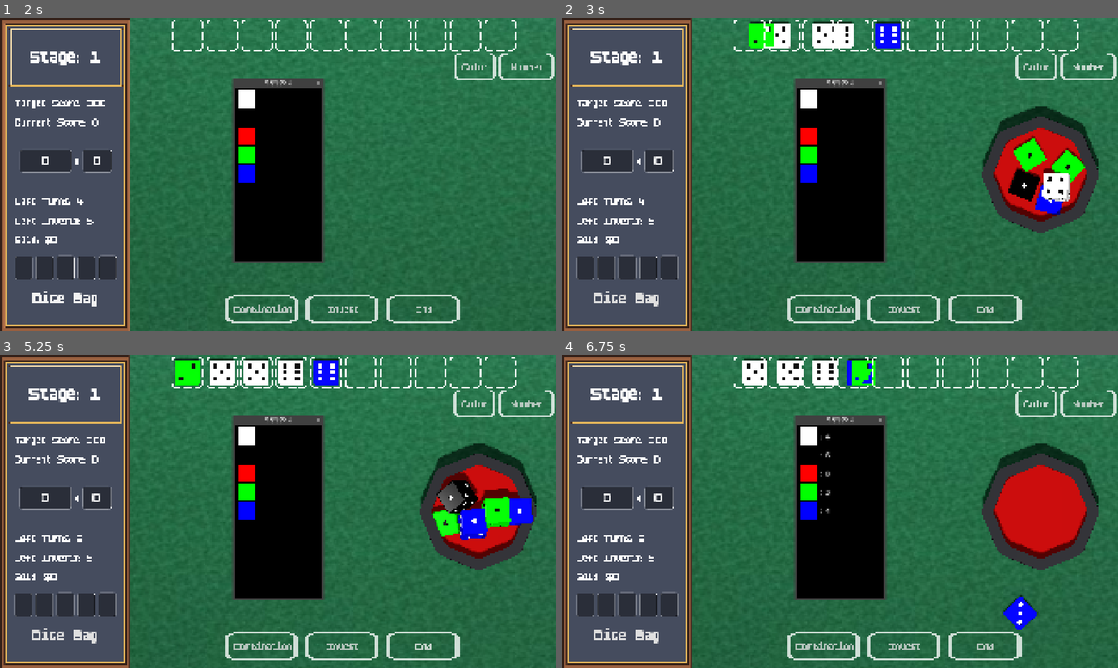
Above: before the commit, frames 1-4 (two rows, left to right).
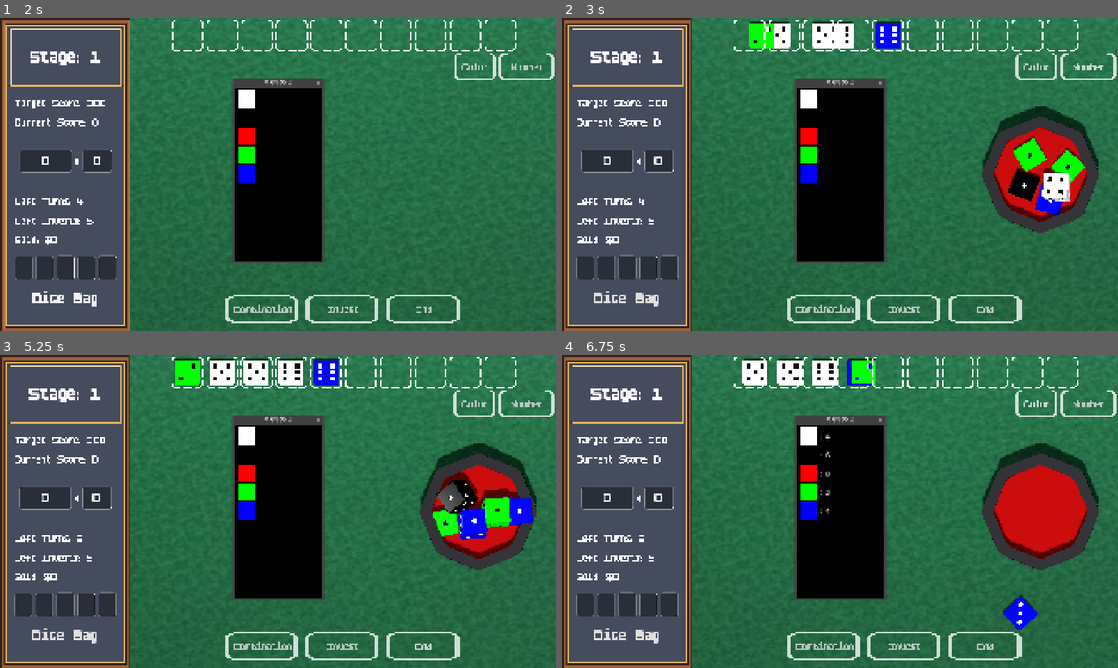
Above: after the commit, the same moments.

Repository: SangHyung-Jung/ColorDiceRollGame
Game: Godot game, scene res://scenes/game_root.tscn
Same seed, same stepped clock (60 frames per second), same inputs: the game is played once before the commit and once after it.
Inputs:
- Up to frame 1 (2 s): click "Start Game" at 0.5 s; click "Dice Bag" at 1.25 s
- Up to frame 2 (3 s): click "Color" at 2 s; click "Number" at 2.75 s
- Up to frame 3 (5.25 s): click "Combination" at 3.5 s; click "Invest" at 4.25 s; click "End" at 5 s
- Up to frame 4 (6.75 s): click "Dice Bag" at 5.75 s; click "Color" at 6.5 s

Frame 1 is identical in both runs. In frame 2, less than 0.1% of the frame differs, in the area x 36-92%, y 9-60%; in frame 3, less than 0.1%; in frame 4, less than 0.1%, in the area x 45-85%, y 2-88%.

Commit message:
add dices

Diff:
--- a/scripts/components/colored_dice.gd
+++ b/scripts/components/colored_dice.gd
@@ -16,6 +16,23 @@
 	DiceColor.BLUE: preload("res://assets/models/0_dice_blue.gltf"),
 	DiceColor.GREEN: preload("res://assets/models/0_dice_green.gltf")
 
+	#DiceColor.WHITE: preload("res://assets/models/glass_prism_dice.gltf"),
+	#DiceColor.BLACK: preload("res://assets/models/glass_prism_dice.gltf"),
+	#DiceColor.RED: preload("res://assets/models/glass_prism_dice.gltf"),
+	#DiceColor.BLUE: preload("res://assets/models/glass_prism_dice.gltf"),
+	#DiceColor.GREEN: preload("res://assets/models/glass_prism_dice.gltf"),
+
+	#DiceColor.WHITE: preload("res://assets/models/4_growing_dice_white.gltf"),
+	#DiceColor.BLACK: preload("res://assets/models/4_growing_dice_black.gltf"),
+	#DiceColor.RED: preload("res://assets/models/4_growing_dice_red.gltf"),
+	#DiceColor.BLUE: preload("res://assets/models/4_growing_dice_blue.gltf"),
+	#DiceColor.GREEN: preload("res://assets/models/4_growing_dice_green.gltf")
+	#DiceColor.WHITE: preload("res://assets/models/0_dice_cracked_white.glb"),
+	#DiceColor.BLACK: preload("res://assets/models/0_dice_cracked_black.glb"),
+	#DiceColor.RED: preload("res://assets/models/0_dice_cracked_red.glb"),
+	#DiceColor.BLUE: preload("res://assets/models/0_dice_cracked_blue.glb"),
+	#DiceColor.GREEN: preload("res://assets/models/0_dice_cracked_green.glb")
+
 	#DiceColor.WHITE: preload("res://assets/models/1_plus_dice_white.gltf"),
 	#DiceColor.BLACK: preload("res://assets/models/1_plus_dice_black.gltf"),
 	#DiceColor.RED: preload("res://assets/models/1_plus_dice_red.gltf"),
@@ -25,7 +42,7 @@
 	#DiceColor.WHITE: preload("res://assets/models/2_gold_dice_white.gltf"),
 	#DiceColor.BLACK: preload("res://assets/models/2_gold_dice_black.gltf"),
 	#DiceColor.RED: preload("res://assets/models/2_gold_dice_red.gltf"),
-	#DiceColor.BLUE: preload("res://assets/models/2_gold_dice_blue.gltf"),
+	#DiceColor.BLUE: preload("res://assets/models/2_gold_dice_blue.gltf")
 	#DiceColor.GREEN: preload("res://assets/models/2_gold_dice_green.gltf")
 
 	#DiceColor.WHITE: preload("res://assets/models/3_multiply_dice_white.gltf"),
@@ -35,11 +52,11 @@
 	#DiceColor.GREEN: preload("res://assets/models/3_multiply_dice_green.gltf")
 
 	#DiceColor.WHITE: preload("res://assets/models/4_faceless_dice_white.gltf"),
+	#DiceColor.WHITE: preload("res://assets/models/0_dice_energy_black.gltf"),
 	#DiceColor.BLACK: preload("res://assets/models/4_faceless_dice_black.gltf"),
 	#DiceColor.RED: preload("res://assets/models/5_lucky_dice_777.gltf"),
 	#DiceColor.BLUE: preload("res://assets/models/5_lucky_dice_777.gltf"),
 	#DiceColor.GREEN: preload("res://assets/models/5_lucky_dice_777.gltf")
-
 }
 
 const COLOR_VALUES = {
@@ -115,9 +132,8 @@
 	if mesh:
 		var mat = mesh.get_active_material(0)
 		if mat:
-			mesh.set_surface_override_material(0, mat.duplicate())
-
-	# 새 모델 추가
+				mesh.set_surface_override_material(0, mat.duplicate())
+	## 새 모델 추가
 	add_child(dice_model)
 
 	# 모델 관련 설정
Binary file changed: assets/models/0_dice_black.bin
Not shown, changed: assets/models/0_dice_black.gltf
Not shown, changed: assets/models/0_dice_black.gltf.import
Binary file changed: assets/models/0_dice_blue.bin
Not shown, changed: assets/models/0_dice_blue.gltf
Not shown, changed: assets/models/0_dice_blue.gltf.import
Binary file added: assets/models/0_dice_cracked_black.bin
Binary file added: assets/models/0_dice_cracked_blue.bin
Binary file added: assets/models/0_dice_cracked_green.bin
Binary file added: assets/models/0_dice_cracked_red.bin
Binary file added: assets/models/0_dice_cracked_white.bin
Binary file added: assets/models/0_dice_energy_black.bin
(and 66 more such lines)
